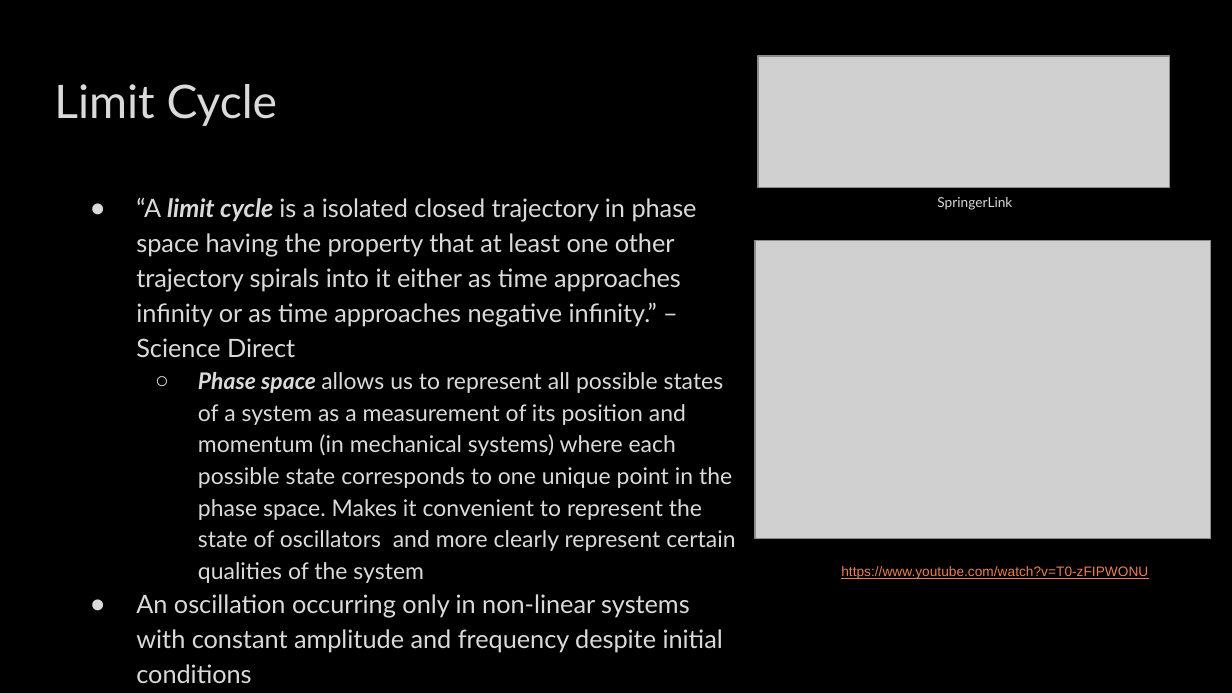
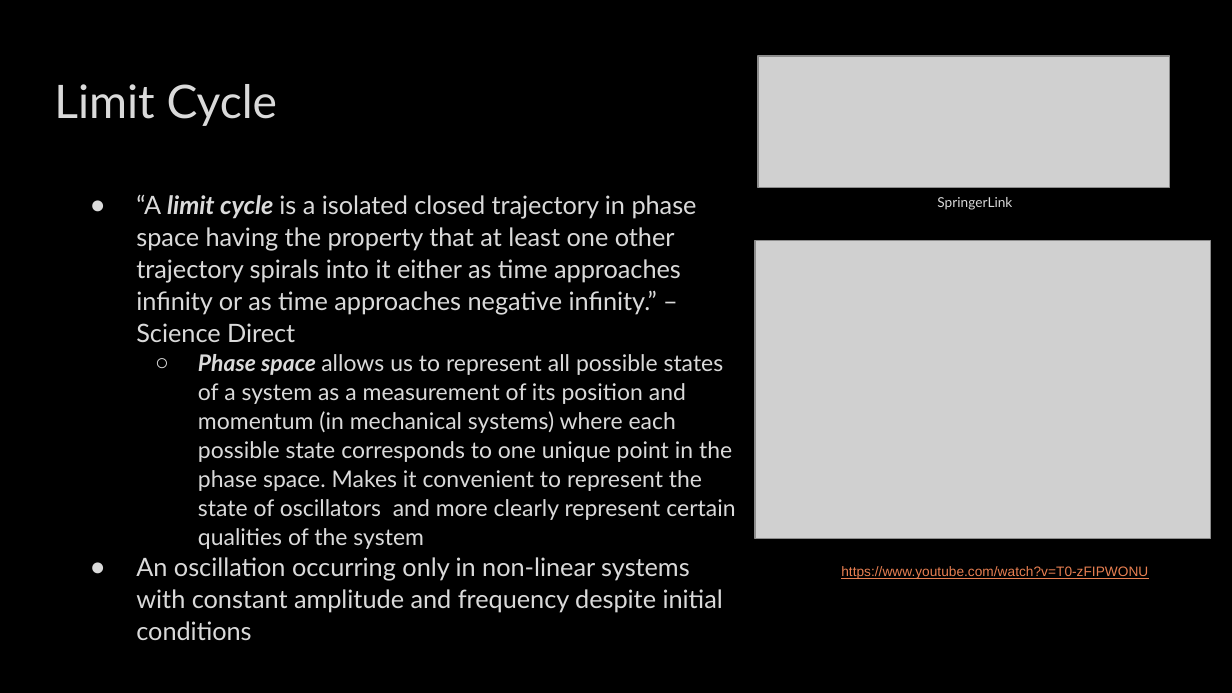
Before and after one commit to rdensamo/CSE498-FinalProject-21-Densamo, a slide deck: slide 4 of Aerial Robotics Final Project Presentation .pptx. Drawn at 1232x693 pixels with LibreOffice and Linux fonts; fonts in the diff are those of the drawing; grey boxes stand for pictures; background and template pictures are left out. Boxes give left, top, right and bottom in pixels: in the first picture for what was removed or moved away, otherwise in the second. Text is boxed around its words. In the diff, an @@ line names an element or a change of style, - is before the commit and + after.

```diff
--- a/Aerial Robotics Final Project Presentation .pptx
+++ b/Aerial Robotics Final Project Presentation .pptx
@@ text "“A limit cycle is a ..." at (136, 195, 735, 640): line spacing 1.15 to 1.05 @@
```
Also in this commit, not shown: 1 other slide changed, 3 other files.
